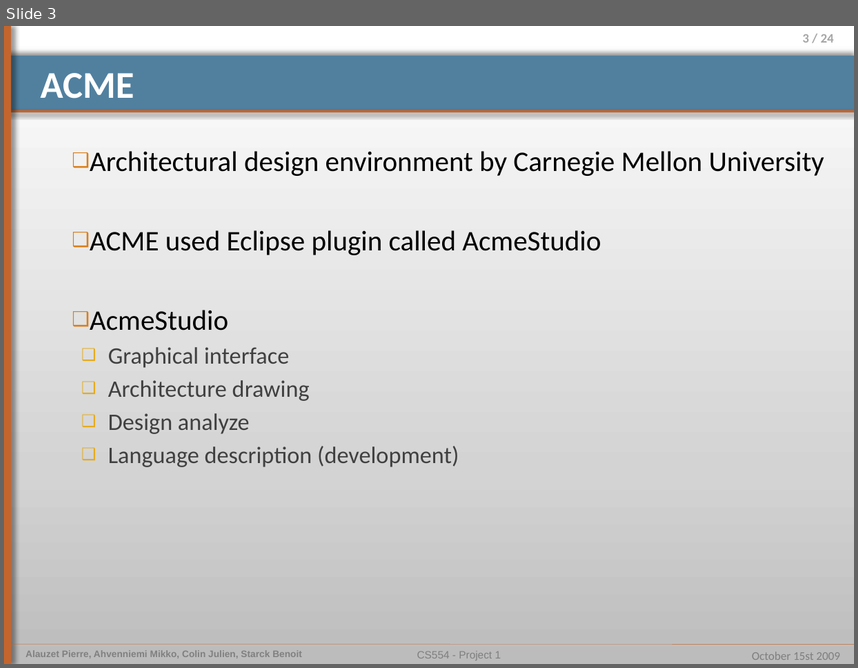
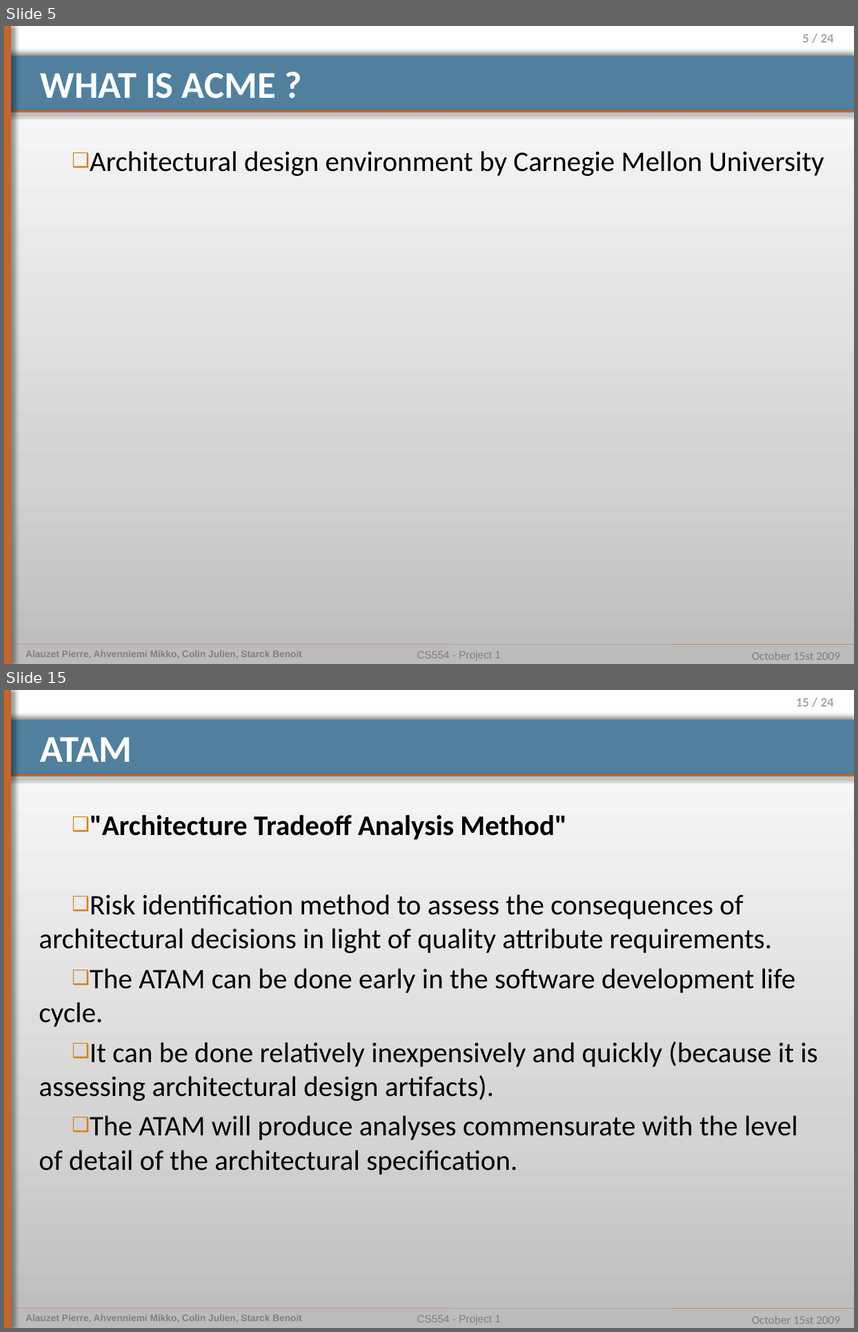
Before and after one commit to pierrealauzet/euroteam, a slide deck: Project 2/Part1/CS554_EuroTeam_Project2_OP4.pptx. Shown one above the other, each under a label of ours: slide 3 before the commit, slides 5 and 15 after it; the slides between them are not shown. The pictures are 858x668 and 858x1332 pixels, drawn with LibreOffice and Linux fonts; fonts in the diff are those of the drawing. Boxes give left, top, right and bottom in pixels: in the first picture for what was removed or moved away, otherwise in the second. Text is boxed around its words. In the diff, an @@ line names an element or a change of style, - is before the commit and + after.

```diff
--- a/Project 2/Part1/CS554_EuroTeam_Project2_OP4.pptx
+++ b/Project 2/Part1/CS554_EuroTeam_Project2_OP4.pptx
@@ slide 15 added at [4, 690, 854, 1328], background gradient #BDBDBD to #D3D3D3 to #FFFFFF; not listed: 9 template elements that a slide beside it also shows @@
@@ title added at [41, 737, 132, 762], 32 pt, text #FFFFFF, bold @@
+ATAM
@@ text added at [39, 815, 818, 1174], 24 pt, text #000000 @@
+❑ "Architecture Tradeoff Analysis Method"
+❑ Risk identification method to assess the consequences of architectural decisions in light of quality attribute requirements.
+❑ The ATAM can be done early in the software development life cycle.
+❑ It can be done relatively inexpensively and quickly (because it is assessing architectural design artifacts).
+❑ The ATAM will produce analyses commensurate with the level of detail of the architectural specification.
@@ what was slide 3 is now slide 5 @@
@@ slide 5 changed as well @@
@@ page number at [802, 34, 834, 43]: text changed @@
-3 / 24
+5 / 24
@@ title at [41, 73, 276, 98]: text changed @@
-ACME
+WHAT IS ACME ?
@@ text at [90, 230, 601, 467]: paragraphs removed @@
-❑ ACME used Eclipse plugin called AcmeStudio
-❑ AcmeStudio
-  ❑ Graphical interface
-  ❑ Architecture drawing
-  ❑ Design analyze
-  ❑ Language description (development)
```
Also in this commit, not shown: 3 other slides changed, 15 other slides added, 2 slides removed, 5 other files.
